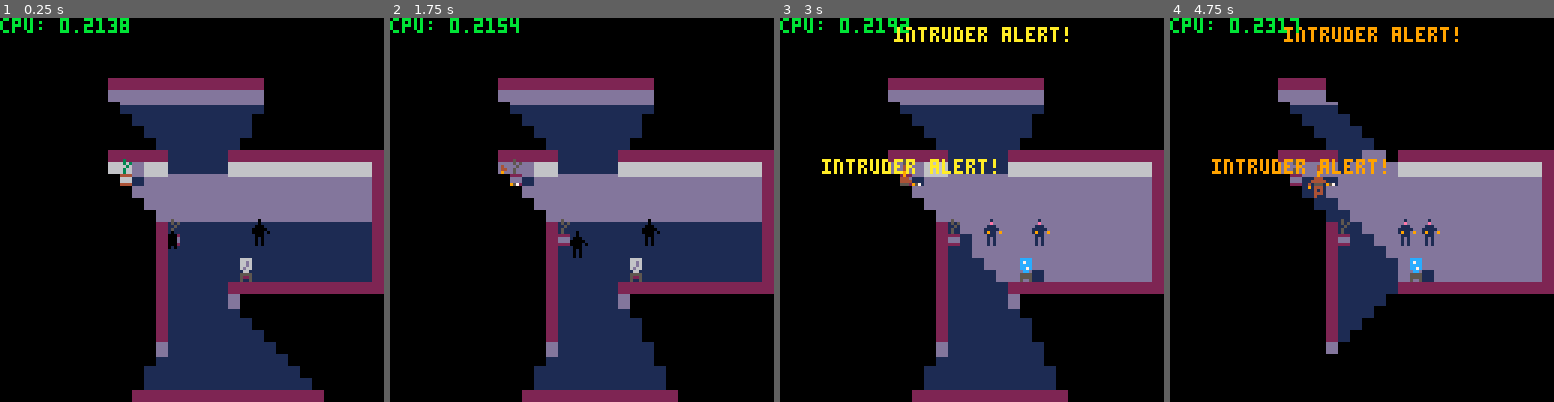
Above: before the commit, frames 1-4 (left to right).
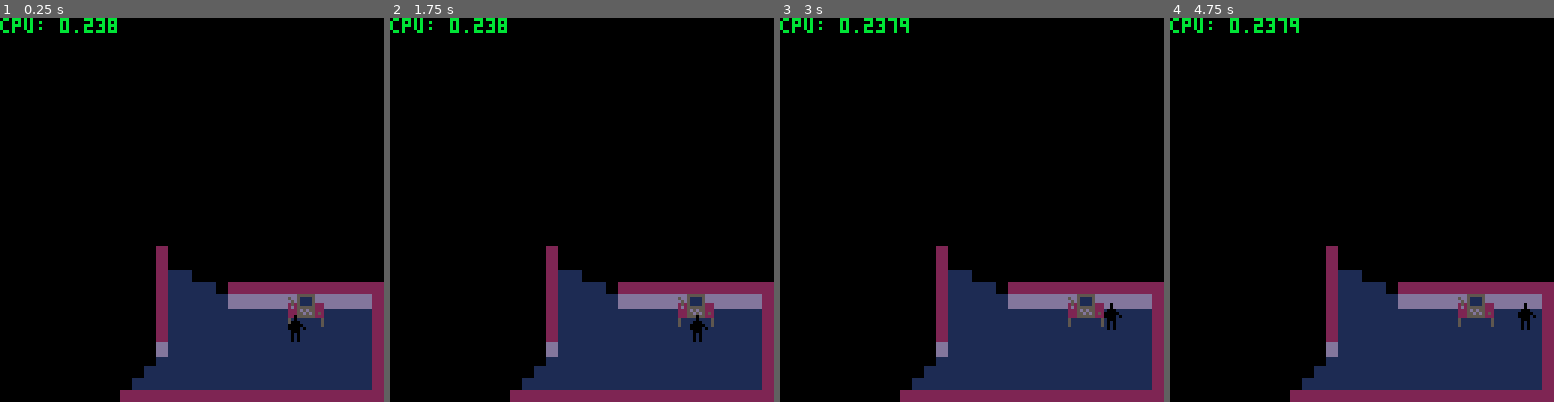
Above: after the commit, the same moments.

Repository: ironchestgames/pico-8-carts
Game: PICO-8 cartridge stealth.p8
The game is run twice, just before and just after one commit, with the same random seed, the same clock (stepped at 60 frames per second) and the same inputs.
Inputs:
- Up to frame 1 (0.25 s): no input
- Up to frame 2 (1.75 s): hold Right from 1.6 s (still down)
- Up to frame 3 (3 s): release Right at 2.1 s; hold Up 2.15-2.42 s; hold Right from 2.47 s (still down)
- Up to frame 4 (4.75 s): release Right at 3.03 s; hold Left 3.08-3.58 s; hold Down 3.63-3.97 s; hold Right 4.02-4.68 s; hold Up from 4.73 s (still down)

The runs differ from the first frame. In frame 1, 35% of the frame differs, in the area x 25-100%, y 0-100%; in frame 2, 36%; in frame 3, 38%; in frame 4, 40%, in the area x 10-100%, y 0-100%.

Commit message:
stealth - add computer object

Diff:
--- a/stealth.p8
+++ b/stealth.p8
@@ -83,8 +83,8 @@
 -- 3 - caught
 
 players={
- {x=15,y=20,state='standing'},
- {x=22,y=19,state='standing'},
+ {x=25,y=27,state='standing'},
+ -- {x=22,y=19,state='standing'},
 }
 
 -- guard states:
@@ -115,10 +115,17 @@
 alertlvl=1
 alertlvls={24,8} -- note: only tick time
 
+function computer(_o)
+ debug('computer!')
+end
+
 objs={
- {x=11,y=14,typ=0,light={}},
- {x=15,y=19,typ=0,light={}},
- {x=21,y=22,typ=1,light={}},
+ {x=11,y=14,typ=0,light={},shadow={[0]=true,true,true,true}},
+ {x=15,y=19,typ=0,light={},shadow={[0]=true,true,true,true}},
+ {x=21,y=22,typ=1,light={},shadow={[0]=true,true,true,true}},
+ {x=25,y=25,typ=2,light={},shadow={[0]=true,nil,nil,nil}},
+ {x=26,y=25,typ=3,light={},shadow={[0]=nil,nil,nil,nil},action={[2]=computer}},
+ {x=27,y=25,typ=4,light={},shadow={[0]=nil,true,nil,nil}},
 }
 
 msgs={}
@@ -162,6 +169,10 @@
    for _o in all(objs) do
     if nextx == _o.x and nexty == _o.y then
      nextx,nexty=_p.x,_p.y
+     local _a=adjacency(_o,_p)
+     if _o.action and _o.action[_a] then
+      _o.action[_a](_o)
+     end
     end
    end
    if _p.state != 'caught' and floor[nexty][nextx] != 2 then
@@ -434,10 +445,19 @@
 
  -- add shadow around objects
  for _o in all(objs) do
-  light[_o.y-1][_o.x]=0
-  light[_o.y][_o.x-1]=0
-  light[_o.y][_o.x+1]=0
-  light[_o.y+1][_o.x]=0
+  if _o.shadow[0] then
+   light[_o.y][_o.x-1]=0
+  end
+  if _o.shadow[1] then
+   light[_o.y][_o.x+1]=0
+  end
+  if _o.shadow[2] then
+   light[_o.y-1][_o.x]=0
+  end
+  if _o.shadow[3] then
+   light[_o.y+1][_o.x]=0
+  end
+
   for _l in all(_o.light) do
    light[_o.y+_l.y][_o.x+_l.x]=1
   end
@@ -600,7 +620,7 @@
   for _o in all(objs) do
    if _o.y == _y then
     local _l=light[_o.y][_o.x]
-    sspr(40+_o.typ*4,0+_l*9,4,9,_o.x*4-4,_o.y*4-9)
+    sspr(40+_o.typ*4,0+_l*13,4,13,_o.x*4-4,_o.y*4-9)
    end
   end
 
Not shown, changed: 42 lines of the sprite sheet (__gfx__) section of stealth.p8
